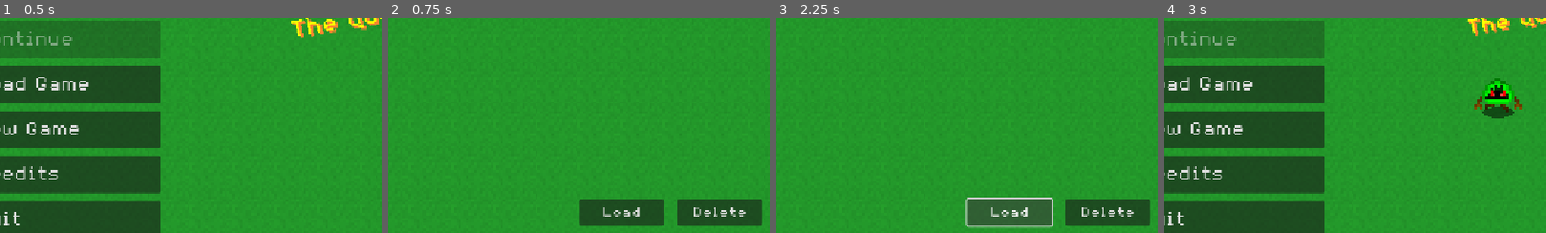
Above: before the commit, frames 1-4 (left to right).
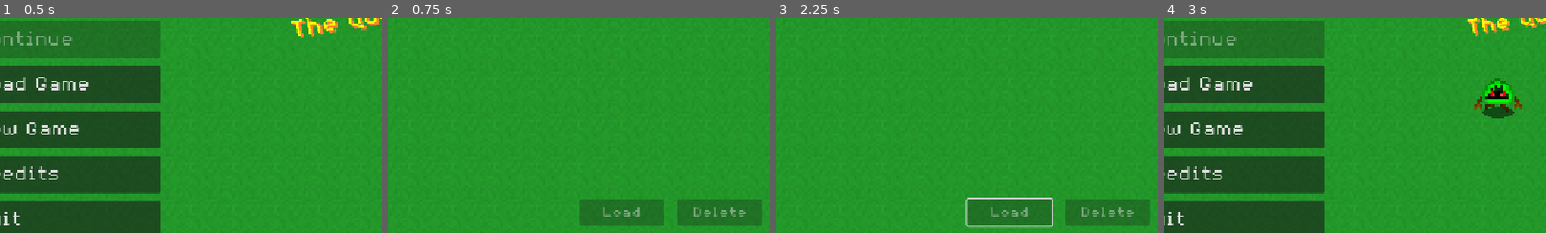
Above: after the commit, the same moments.

Repository: Birb-Games/the-legend-of-the-lawns
Game: Godot game, scene res://scenes/main.tscn
Two runs of this game, one before a commit and one after it. Both use one fixed random seed, a clock stepped at 60 frames per second and the inputs below. Sound files missing from this copy of the repository are replaced by a short silence.
Inputs (mouse positions are % of the whole screen's width and height, from its top left):
- Up to frame 1 (0.5 s): no input
- Up to frame 2 (0.75 s): click "> Load Game" at 0.5 s
- Up to frame 3 (2.25 s): click "> Credits" at 1.25 s; click (44, 85) at 2 s, where only the run before the commit has a clickable "Load"
- Up to frame 4 (3 s): click "< Back" at 2.75 s
The pictures show only the part of the screen within x 13-63%, y 39-89%; the shares and areas given below are measured in that part.

Frame 1 is identical in both runs. In frame 2, 5.3% of the frame differs, in the area x 50-98%, y 84-97%; in frame 3, 2.8%; in frame 4, nothing differs.

Commit message:
Added button click sound, error sound, and door sound.

Diff:
--- a/scenes/main.tscn
+++ b/scenes/main.tscn
@@ -14,6 +14,8 @@
 [ext_resource type="AudioStream" uid="uid://b5jpevrllwudi" path="res://assets/audio/sfx/deactivate_mower.wav" id="12_trceg"]
 [ext_resource type="AudioStream" uid="uid://dn00p4beo0fd" path="res://assets/audio/sfx/hedge_destruction.wav" id="13_trceg"]
 [ext_resource type="AudioStream" uid="uid://bfn5ou5pgpk1x" path="res://assets/audio/sfx/water_gun.wav" id="14_a8y0u"]
+[ext_resource type="AudioStream" uid="uid://eyyq58oktsp" path="res://assets/audio/sfx/click.wav" id="15_jkv2x"]
+[ext_resource type="AudioStream" uid="uid://b64oobxayhfg4" path="res://assets/audio/sfx/door.wav" id="16_jbj1t"]
 
 [sub_resource type="ViewportTexture" id="ViewportTexture_tefeu"]
 viewport_path = NodePath("SubViewport")
@@ -23,7 +25,7 @@
 script = ExtResource("1_jyhfs")
 
 [node name="Player" parent="." instance=ExtResource("1_o5qli")]
-position = Vector2(8, -135)
+position = Vector2(8, -142)
 
 [node name="Camera2D" type="Camera2D" parent="Player"]
 zoom = Vector2(3.5, 3.5)
@@ -72,3 +74,10 @@
 
 [node name="WaterGunInteraction" type="AudioStreamPlayer" parent="Sfx"]
 stream = ExtResource("14_a8y0u")
+
+[node name="Click" type="AudioStreamPlayer" parent="Sfx"]
+stream = ExtResource("15_jkv2x")
+pitch_scale = 3.0
+
+[node name="Door" type="AudioStreamPlayer" parent="Sfx"]
+stream = ExtResource("16_jbj1t")
--- a/scenes/ui/create_new_save.tscn
+++ b/scenes/ui/create_new_save.tscn
@@ -1,9 +1,10 @@
-[gd_scene load_steps=5 format=4 uid="uid://dpyjde1r6kiri"]
+[gd_scene load_steps=6 format=4 uid="uid://dpyjde1r6kiri"]
 
 [ext_resource type="TileSet" uid="uid://5ovepoc8woop" path="res://assets/tileset.tres" id="1_2oqwi"]
 [ext_resource type="Script" uid="uid://ckhtf3rkfefn2" path="res://scripts/ui/create_new_save.gd" id="1_mab88"]
 [ext_resource type="FontFile" uid="uid://b83lr4reqbm0y" path="res://assets/fonts/8BitOperator/8bitOperatorPlus8-Regular.ttf" id="2_po6lq"]
 [ext_resource type="PackedScene" uid="uid://dut28yubgmt4n" path="res://scenes/ui/intro_website.tscn" id="2_sbwvy"]
+[ext_resource type="AudioStream" uid="uid://dach670heik2x" path="res://assets/audio/sfx/error.wav" id="5_kg8mx"]
 
 [node name="CreateNewSave" type="Control"]
 layout_mode = 3
@@ -85,5 +86,8 @@
 text = "Error"
 horizontal_alignment = 1
 
+[node name="ErrorSound" type="AudioStreamPlayer" parent="."]
+stream = ExtResource("5_kg8mx")
+
 [connection signal="pressed" from="Buttons/Start" to="." method="_on_start_pressed"]
 [connection signal="pressed" from="Buttons/Back" to="." method="_on_back_pressed"]
--- a/scripts/interactable/bus_stop.gd
+++ b/scripts/interactable/bus_stop.gd
@@ -9,6 +9,7 @@
 
 func _process(_delta: float) -> void:
 	if Input.is_action_just_pressed("interact") and player_in_area:
+		$/root/Main.play_sfx("Click")
 		$/root/Main/HUD.set_bus_menu(self)
 
 func _on_body_entered(body: Node2D) -> void:
--- a/scripts/interactable/door.gd
+++ b/scripts/interactable/door.gd
@@ -16,6 +16,7 @@
 		if (current_quest == null or !current_quest.completed(main)) and quest_door:
 			return
 	if Input.is_action_just_pressed("interact") and player_in_area and go_to:
+		$/root/Main.play_sfx("Door")
 		if quest_door:
 			main.advance_quest()
 			$/root/Main/HUD/Control/QuestScreen.show_alert = true
--- a/scripts/interactable/job_board.gd
+++ b/scripts/interactable/job_board.gd
@@ -31,6 +31,7 @@
 
 func _process(_delta: float) -> void:
 	if Input.is_action_just_pressed("interact") and player_in_area:
+		$/root/Main.play_sfx("Click")
 		$/root/Main/HUD.set_job_board_menu(self)
 
 	$Alert.hide()
--- a/scripts/interactable/skip_day.gd
+++ b/scripts/interactable/skip_day.gd
@@ -4,6 +4,7 @@
 
 func _process(_delta: float) -> void:
 	if player_in_area and Input.is_action_just_pressed("interact"):
+		$/root/Main.play_sfx("Click")
 		$/root/Main/HUD.set_skip_day_menu()
 
 func _on_body_entered(body: Node2D) -> void:
--- a/scripts/npc/npc.gd
+++ b/scripts/npc/npc.gd
@@ -41,6 +41,7 @@
 	var menu_visible = $/root/Main/HUD/Control/NPCMenu.visible
 	# Have the player interact with the neighbor
 	if Input.is_action_just_pressed("interact") and player_in_area and !menu_visible:
+		$/root/Main.play_sfx("Click")
 		generate_dialog()
 		$/root/Main/HUD.set_npc_menu(self)
 
--- a/scripts/ui/create_new_save.gd
+++ b/scripts/ui/create_new_save.gd
@@ -8,6 +8,8 @@
 	$Name/TextEdit.text = ""
 
 func _on_back_pressed() -> void:
+	var main: Main = $/root/Main
+	main.play_sfx("Click")
 	hide()
 
 func _on_start_pressed() -> void:
@@ -20,14 +22,16 @@
 	if player_name.strip_edges().is_empty():
 		printerr("Invalid name: name consists of only whitespace.")
 		$Name/Error.text = "Invalid name."
+		$ErrorSound.play()
 		return
 
+	var main: Main = $/root/Main
+	main.play_sfx("Click")
 	get_tree().paused = false
 	hide()
 	var main_menu = get_parent()
 	main_menu.hide()
 
-	var main: Main = $/root/Main
 	main.player_name = player_name
 	main.reset()
 	# Kind of meant to be a joke/easter egg but also helpful for testing
--- a/scripts/ui/credits.gd
+++ b/scripts/ui/credits.gd
@@ -1,4 +1,6 @@
 extends Control
 
 func _on_button_pressed() -> void:
+	var main: Main = $/root/Main
+	main.play_sfx("Click")
 	hide()
--- a/scripts/ui/intro_website.gd
+++ b/scripts/ui/intro_website.gd
@@ -15,5 +15,6 @@
 
 func _on_button_pressed() -> void:
 	$/root/Main/HUD/Control/TransitionRect.start_animation()
+	$/root/Main.play_sfx("Click")
 	get_tree().paused = false
 	queue_free()
--- a/scripts/ui/load_screen.gd
+++ b/scripts/ui/load_screen.gd
@@ -5,7 +5,7 @@
 
 func _ready() -> void:
 	$TemplateButton.hide()
-	$ScrollContainer/Saves.custom_minimum_size = Vector2($ScrollContainer.size.x - 8.0, 0.0)
+	$ScrollContainer/Saves.custom_minimum_size = Vector2($ScrollContainer.size.x - 16.0, 0.0)
 
 func clear_save_list() -> void:
 	selected = -1
@@ -13,6 +13,8 @@
 		child.queue_free()
 
 func select(index: int) -> void:
+	var main: Main = $/root/Main
+	main.play_sfx("Click")
 	print("Selected: ", entries[index].get_path())
 	if $ScrollContainer/Saves.get_child_count() > selected + 1 and selected >= 0:
 		var button = $ScrollContainer/Saves.get_child(selected + 1)
@@ -51,7 +53,13 @@
 
 	$ScrollContainer/Saves.add_child(spacing.duplicate())
 
+func _process(_delta: float) -> void:
+	$HBoxContainer/Play.disabled = selected < 0 or selected >= len(entries)
+	$HBoxContainer/Delete.disabled = selected < 0 or selected >= len(entries)
+
 func _on_back_pressed() -> void:
+	var main: Main = $/root/Main
+	main.play_sfx("Click")
 	clear_save_list()
 	entries.clear()
 	hide()
@@ -59,6 +67,8 @@
 func _on_delete_pressed() -> void:
 	if selected < 0 or selected >= entries.size():
 		return
+	var main: Main = $/root/Main
+	main.play_sfx("Click")
 	$ScrollContainer.hide()
 	$HBoxContainer.hide()
 	$Back.hide()
@@ -68,6 +78,8 @@
 	$Confirm/Message.text += "\n\nTHIS IS PERMANENT!"
 
 func _on_no_pressed() -> void:
+	var main: Main = $/root/Main
+	main.play_sfx("Click")
 	$Confirm.hide()
 	$ScrollContainer.show()
 	$HBoxContainer.show()
@@ -81,6 +93,8 @@
 
 	if selected < 0 or selected >= entries.size():
 		return
+	var main: Main = $/root/Main
+	main.play_sfx("Click")
 	var path: String = entries[selected].get_path()
 
 	if path.is_empty():
@@ -88,7 +102,6 @@
 		return
 
 	DirAccess.remove_absolute(path)
-	var main: Main = $/root/Main
 	if main.continue_save == path:
 		main.save_path = ""
 		main.update_continue_save()
@@ -99,6 +112,9 @@
 	if selected < 0 or selected >= entries.size():
 		return
 
+	var main: Main = $/root/Main
+	main.play_sfx("Click")
+
 	hide()
 	var main_menu = get_parent()
 	main_menu.hide()
@@ -106,7 +122,6 @@
 	clear_save_list()
 
 	get_tree().paused = false
-	var main: Main = $/root/Main
 	main.save_path = entries[selected_index].get_path()
 	main.reset()
 	if !main.load_save():
--- a/scripts/ui/main_menu.gd
+++ b/scripts/ui/main_menu.gd
@@ -30,16 +30,23 @@
 	get_tree().quit()
 
 func _on_credits_pressed() -> void:
+	var main: Main = $/root/Main
+	main.play_sfx("Click")
 	$Credits.show()
 
 func _on_new_game_pressed() -> void:
+	var main: Main = $/root/Main
+	main.play_sfx("Click")
 	$CreateNewSave.activate()
 
 func _on_load_pressed() -> void:
+	var main: Main = $/root/Main
+	main.play_sfx("Click")
 	$LoadScreen.activate()
 
 func _on_continue_pressed() -> void:
 	var main: Main = $/root/Main
+	main.play_sfx("Click")
 	main.save_path = main.continue_save
 	main.reset()
 	if !main.load_save():
--- a/scripts/ui/npc_menu.gd
+++ b/scripts/ui/npc_menu.gd
@@ -48,6 +48,7 @@
 
 # Advances the initial conversation the player has with the neighbor.
 func advance_first_dialog(neighbor: NeighborNPC, index: int) -> void:
+	$/root/Main.play_sfx("Click")
 	if index + 1 < len(current_neighbor.first_dialog):
 		reset_buttons()
 		set_menu_first(neighbor, index + 1)
@@ -121,6 +122,7 @@
 		buttons[0].connect(
 			"pressed",
 			func() -> void:
+				$/root/Main.play_sfx("Click")
 				reset_buttons()
 				set_menu_first_npc(npc, index + 1)
 		)
@@ -170,6 +172,7 @@
 		buttons[index].connect(
 			"pressed",
 			func() -> void:
+				$/root/Main.play_sfx("Click")
 				# Teleport the player to the appropriate bus stop
 				var player: Player = $/root/Main/Player
 				player.position = stop.position + Vector2(16.0, 6.0)
@@ -221,6 +224,7 @@
 
 func skip_day() -> void:
 	var main: Main = $/root/Main
+	main.play_sfx("Click")
 	main.advance_day()
 	$/root/Main/Neighborhood/JobBoard.update()
 	main.save_progress()
@@ -252,10 +256,12 @@
 	show()
 
 func on_leave_pressed() -> void:
+	$/root/Main.play_sfx("Click")
 	hide()
 	hide_neighbor()
 
 func on_accept_pressed() -> void:
+	$/root/Main.play_sfx("Click")
 	hide()
 	hide_neighbor()
 	var difficulty = current_neighbor.times_mowed
--- a/scripts/ui/pause_menu.gd
+++ b/scripts/ui/pause_menu.gd
@@ -1,6 +1,8 @@
 extends Control
 
 func _on_no_pressed() -> void:
+	var main: Main = $/root/Main
+	main.play_sfx("Click")
 	hide()
 	get_tree().paused = false
 
@@ -9,12 +11,15 @@
 	get_tree().paused = false
 	# Return to neighborhood
 	var main: Main = $/root/Main
+	main.play_sfx("Click")
 	main.return_to_neighborhood()
 	main.advance_day()
 	main.save_progress()
 	$/root/Main/Player/Lawnmower.hide()
 
 func _on_main_menu_pressed() -> void:
+	var main: Main = $/root/Main
+	main.play_sfx("Click")
 	$/root/Main/HUD/MainMenu.show()
 	$/root/Main.reset()
 	hide()
--- a/scripts/ui/transition_rect.gd
+++ b/scripts/ui/transition_rect.gd
@@ -23,6 +23,8 @@
 	$SaveIndicator.show()
 	$Label.modulate = Color.WHITE
 	$Label.text = "Day %d" % $/root/Main.current_day
+	if $/root/Main.current_day > 1:
+		$/root/Main.play_sfx("Door")
 	time_passed = 0.0
 	show()
 	color.a = 1.0
Not shown, added: assets/audio/sfx/click.wav.import
Not shown, added: assets/audio/sfx/door.wav.import
Not shown, added: assets/audio/sfx/error.wav.import
Not shown, changed: assets/credits.txt
Not shown: 1 places in scenes/main.tscn that only renumber resources
Not shown, added: assets/audio/sfx/click.wav
Not shown, added: assets/audio/sfx/door.wav
Not shown, added: assets/audio/sfx/error.wav
